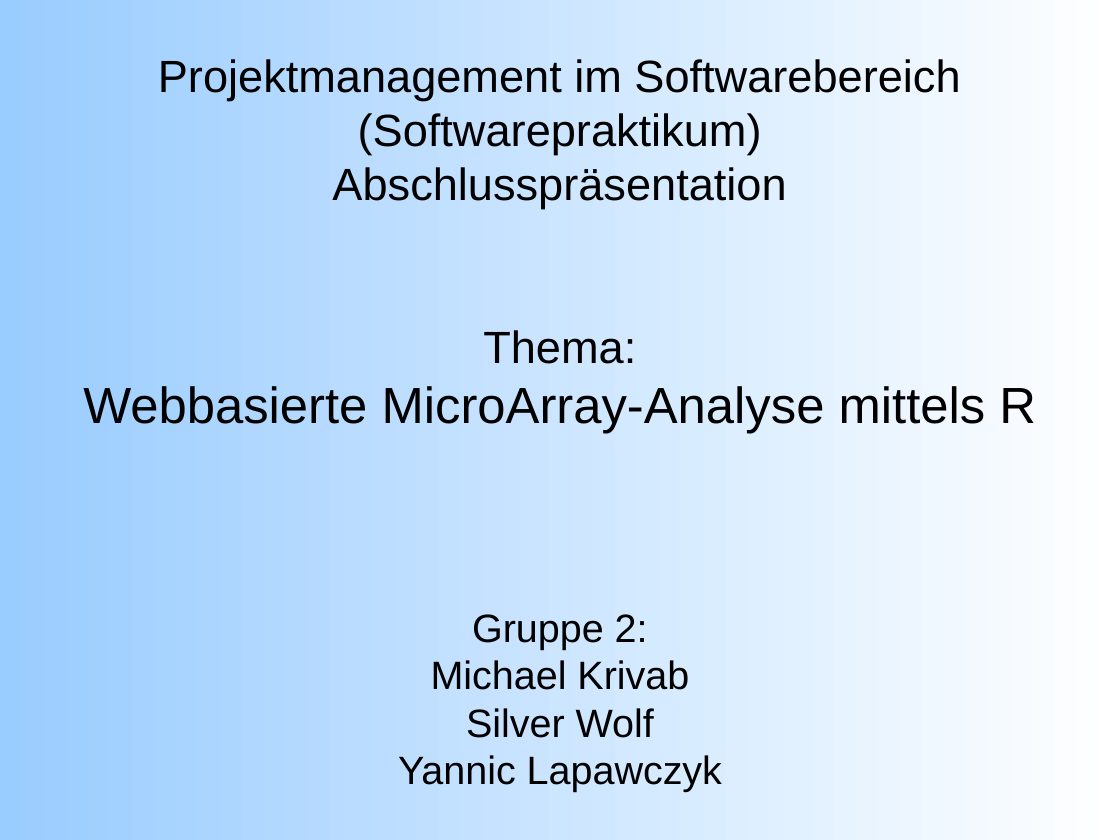
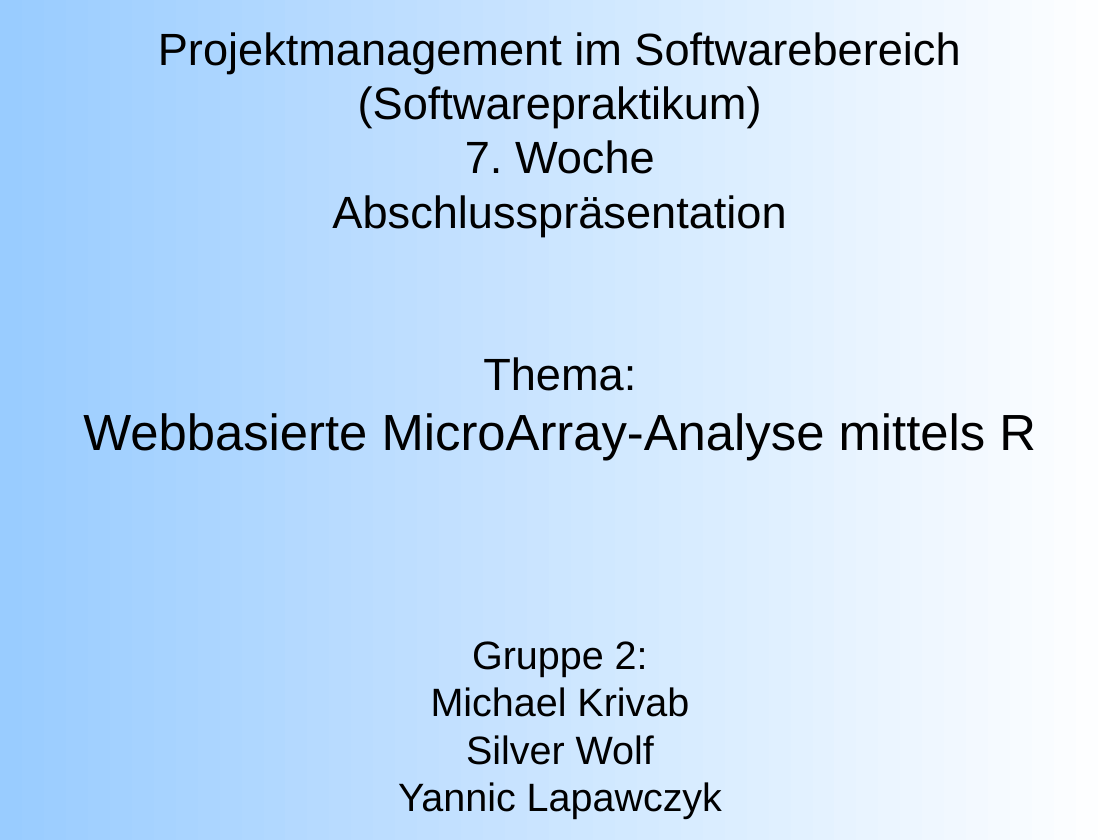
Before and after one commit to emmkey/GenEx, a slide deck: slide 1 of Abschlusspraesentations Daten/Abschlusspräsentation_In_Arbeit.odp. Drawn at 1120x840 pixels with LibreOffice and Linux fonts; fonts in the diff are those of the drawing. Boxes give left, top, right and bottom in pixels: in the first picture for what was removed or moved away, otherwise in the second. Text is boxed around its words. In the diff, an @@ line names an element or a change of style, - is before the commit and + after.

```diff
--- a/Abschlusspraesentations Daten/Abschlusspräsentation_In_Arbeit.odp
+++ b/Abschlusspraesentations Daten/Abschlusspräsentation_In_Arbeit.odp
@@ title at bbox=[83, 32, 1036, 819]: text changed @@
-Projektmanagement im Softwarebereich (Softwarepraktikum)
-Abschlusspräsentation
-Thema:
-Webbasierte MicroArray-Analyse mittels R
-Gruppe 2:
-Michael Krivab
-Silver Wolf
-Yannic Lapawczyk
+Projektmanagement im Softwarebereich (Softwarepraktikum)
+7. Woche
+Abschlusspräsentation
+Thema:
+Webbasierte MicroArray-Analyse mittels R
+Gruppe 2:
+Michael Krivab
+Silver Wolf
+Yannic Lapawczyk
```
Also in this commit, not shown: 4 other slides changed.
